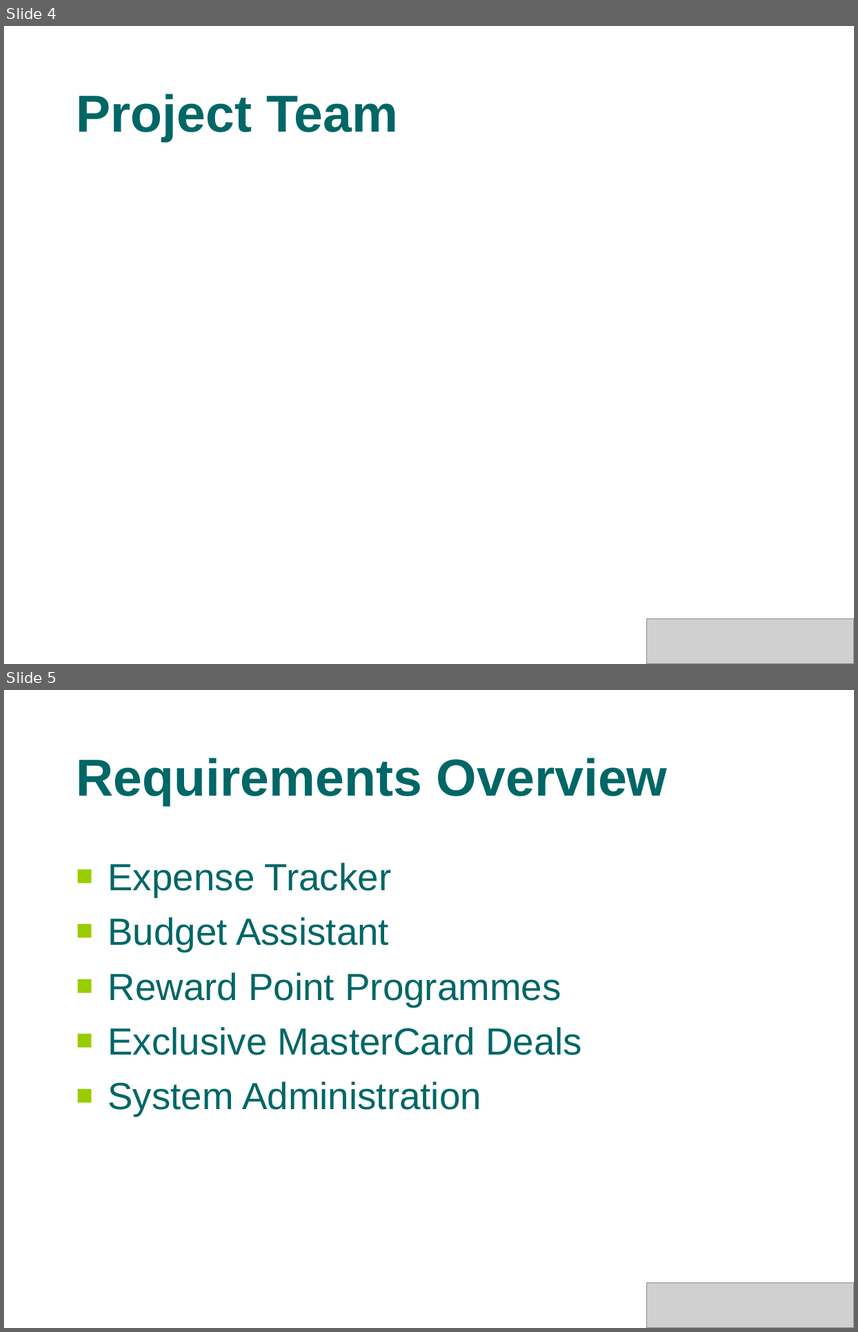
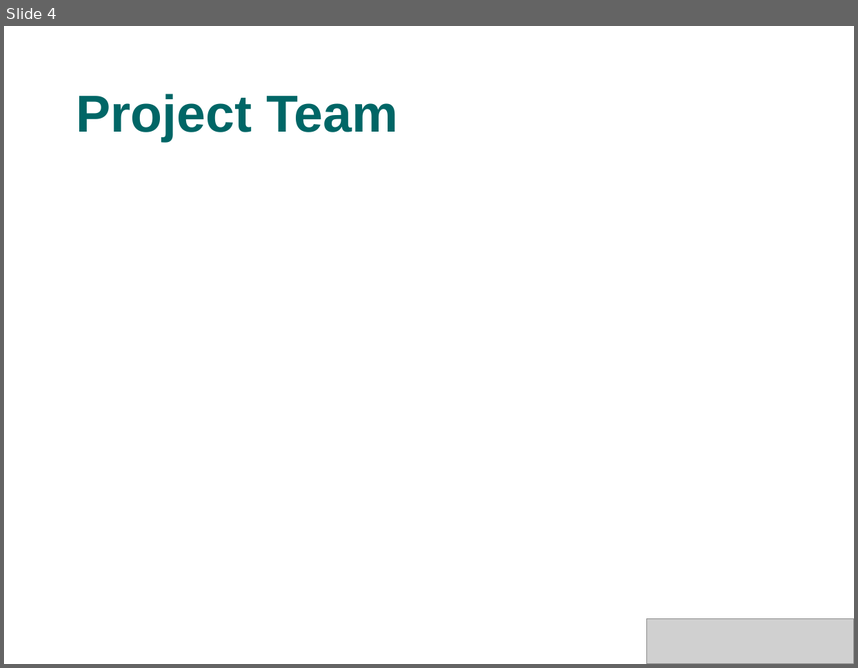
Before and after one commit to s4kshya/leezdr-repository, a slide deck: Exam Paper/MTECH_PROJ/Presentation/phase1.ppt. Shown one above the other, each under a label of ours: slides 4 and 5 before the commit, slide 4 after it. The pictures are 858x1332 and 858x668 pixels, drawn with LibreOffice and Linux fonts; fonts in the diff are those of the drawing; grey boxes stand for pictures; background and template pictures are left out. Boxes give left, top, right and bottom in pixels: in the first picture for what was removed or moved away, otherwise in the second. Text is boxed around its words. In the diff, an @@ line names an element or a change of style, - is before the commit and + after.

```diff
--- a/Exam Paper/MTECH_PROJ/Presentation/phase1.ppt
+++ b/Exam Paper/MTECH_PROJ/Presentation/phase1.ppt
@@ slide 5 removed at [4, 690, 854, 1328], background picture (left out) @@
@@ title removed at [76, 758, 668, 805] @@
-Requirements Overview
@@ text removed at [108, 862, 582, 1116] @@
-■ Expense Tracker
-■ Budget Assistant
-■ Reward Point Programmes
-■ Exclusive MasterCard Deals
-■ System Administration
@@ picture removed at [646, 1283, 854, 1328] @@
```
Also in this commit, not shown: 6 slides changed, 8 slides added, 1 other slide removed.
